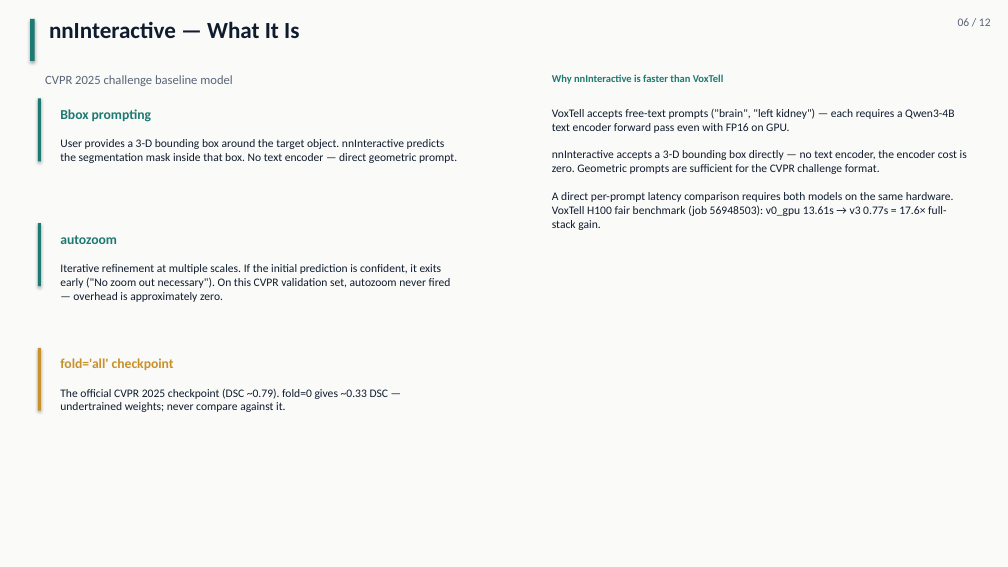
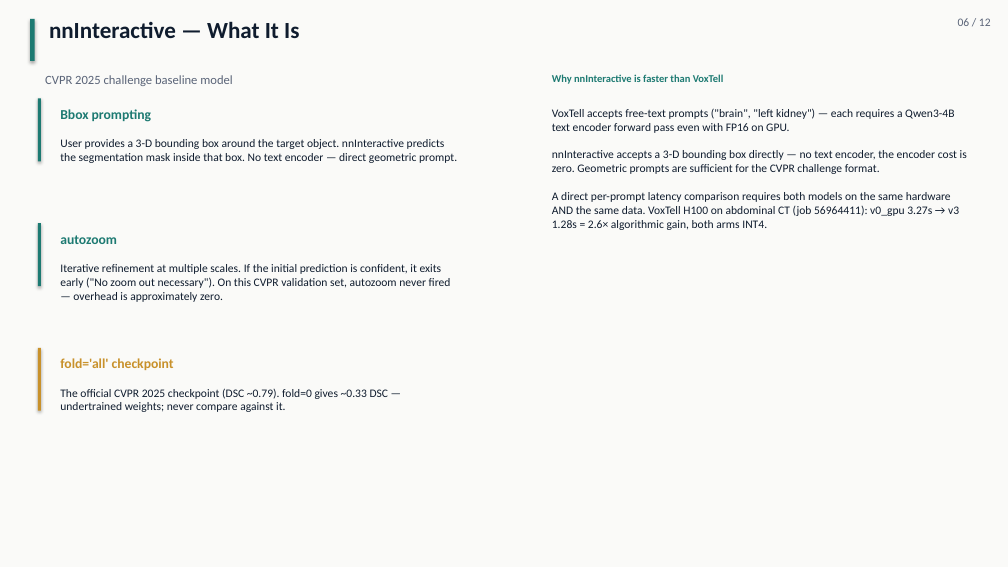
Before and after one commit to pentaexe/VoxTell-main, a slide deck: slide 6 of slides.pptx. Drawn at 1008x567 pixels with LibreOffice and Linux fonts; fonts in the diff are those of the drawing. Boxes give left, top, right and bottom in pixels: in the first picture for what was removed or moved away, otherwise in the second. Text is boxed around its words. In the diff, an @@ line names an element or a change of style, - is before the commit and + after.

```diff
--- a/slides.pptx
+++ b/slides.pptx
@@ text at bbox=[552, 108, 967, 230]: text changed @@
-VoxTell accepts free-text prompts ("brain", "left kidney") — each requires a Qwen3-4B text encoder forward pass even with FP16 on GPU.
-nnInteractive accepts a 3-D bounding box directly — no text encoder, the encoder cost is zero. Geometric prompts are sufficient for the CVPR challenge format.
-A direct per-prompt latency comparison requires both models on the same hardware. VoxTell H100 fair benchmark (job 56948503): v0_gpu 13.61s → v3 0.77s = 17.6× full-stack gain.
+VoxTell accepts free-text prompts ("brain", "left kidney") — each requires a Qwen3-4B text encoder forward pass even with FP16 on GPU.
+nnInteractive accepts a 3-D bounding box directly — no text encoder, the encoder cost is zero. Geometric prompts are sufficient for the CVPR challenge format.
+A direct per-prompt latency comparison requires both models on the same hardware AND the same data. VoxTell H100 on abdominal CT (job 56964411): v0_gpu 3.27s → v3 1.28s = 2.6× algorithmic gain, both arms INT4.
```
Also in this commit, not shown: 8 other slides changed, 1 other file.
